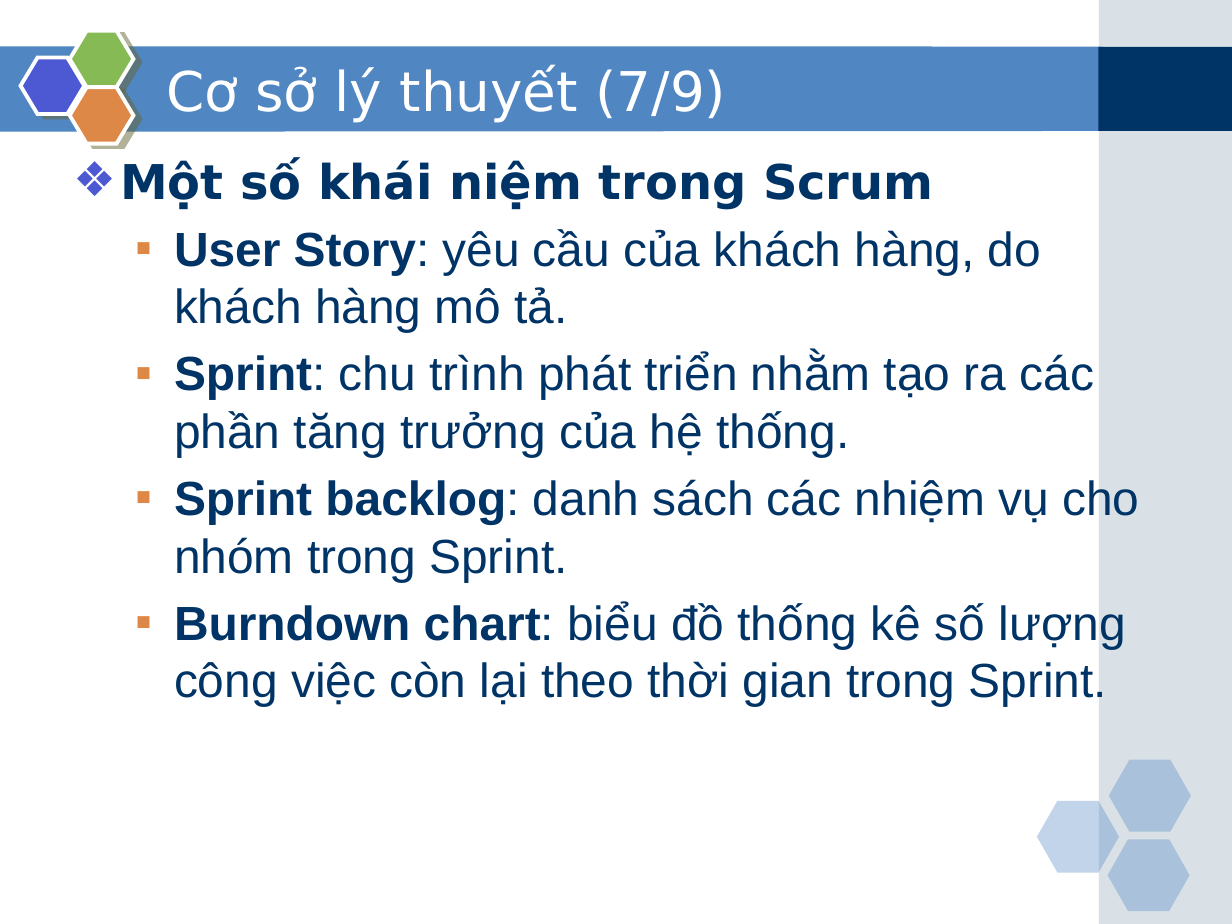
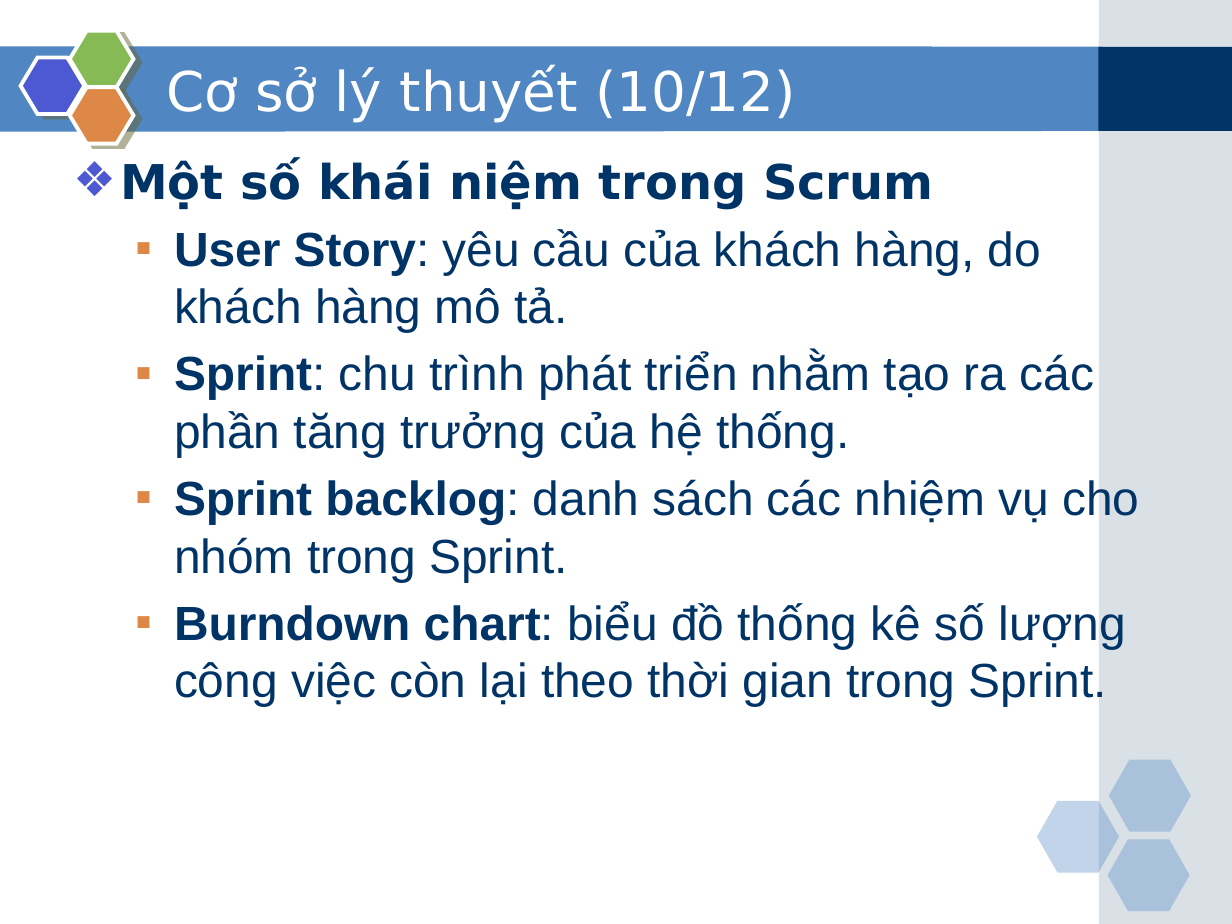
Before and after one commit to phamduong/graduation-project-agile-tool, a slide deck: slide 15 of Báo cáo/Slide bao cao.pptx (slide 12 before the commit). Drawn at 1232x924 pixels with LibreOffice and Linux fonts; fonts in the diff are those of the drawing. Boxes give left, top, right and bottom in pixels: in the first picture for what was removed or moved away, otherwise in the second. Text is boxed around its words. In the diff, an @@ line names an element or a change of style, - is before the commit and + after.

```diff
--- a/Báo cáo/Slide bao cao.pptx
+++ b/Báo cáo/Slide bao cao.pptx
@@ title at [166,66,795,122]: text changed @@
-Cơ sở lý thuyết (7/9)
+Cơ sở lý thuyết (10/12)
```
Also in this commit, not shown: 12 other slides changed, 3 slides added, 12 other files.
